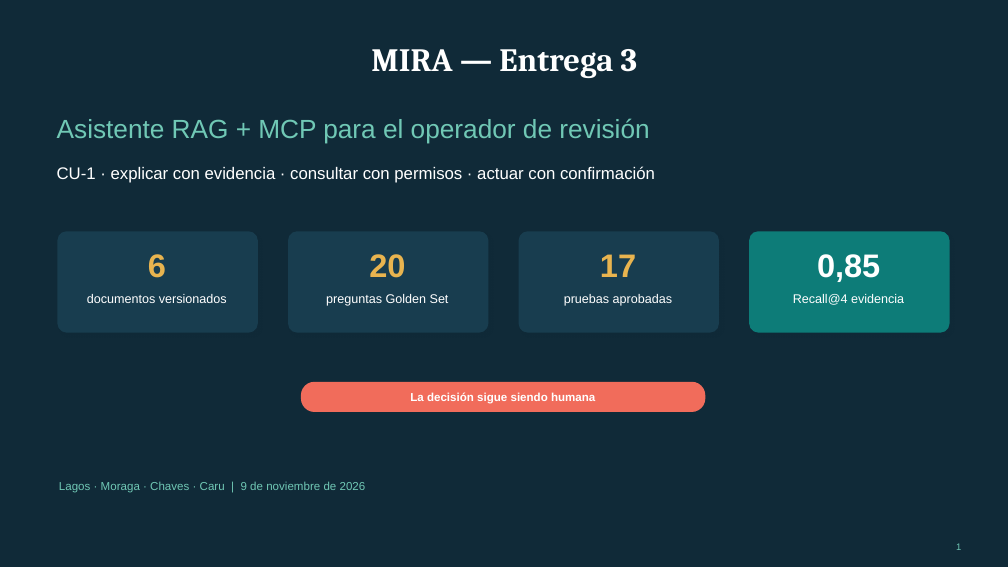
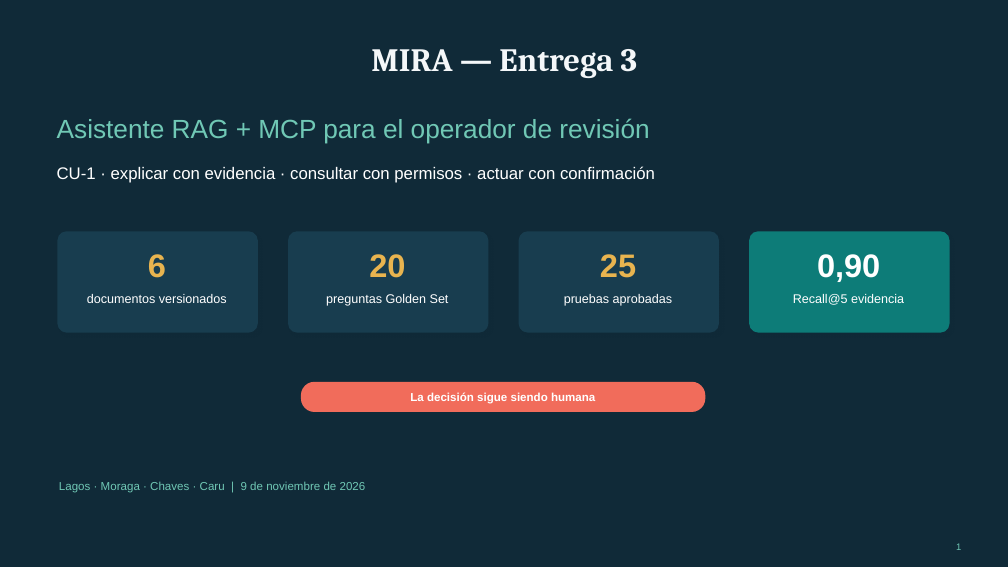
Before and after one commit to Frxnks/Entregas_DSLLMs, a slide deck: slide 1 of entrega3/presentacion/Presentacion_Entrega_3_MIRA.pptx. Drawn at 1008x567 pixels with LibreOffice and Linux fonts; fonts in the diff are those of the drawing. Boxes give left, top, right and bottom in pixels: in the first picture for what was removed or moved away, otherwise in the second. Text is boxed around its words. In the diff, an @@ line names an element or a change of style, - is before the commit and + after.

```diff
--- a/entrega3/presentacion/Presentacion_Entrega_3_MIRA.pptx
+++ b/entrega3/presentacion/Presentacion_Entrega_3_MIRA.pptx
@@ text at bbox=[600, 254, 636, 278]: text changed @@
-17
+25
@@ text at bbox=[817, 254, 880, 282]: text changed @@
-0,85
+0,90
@@ text at bbox=[793, 294, 904, 305]: text changed @@
-Recall@4 evidencia
+Recall@5 evidencia
```
Also in this commit, not shown: 8 other slides changed, 6 other files.
